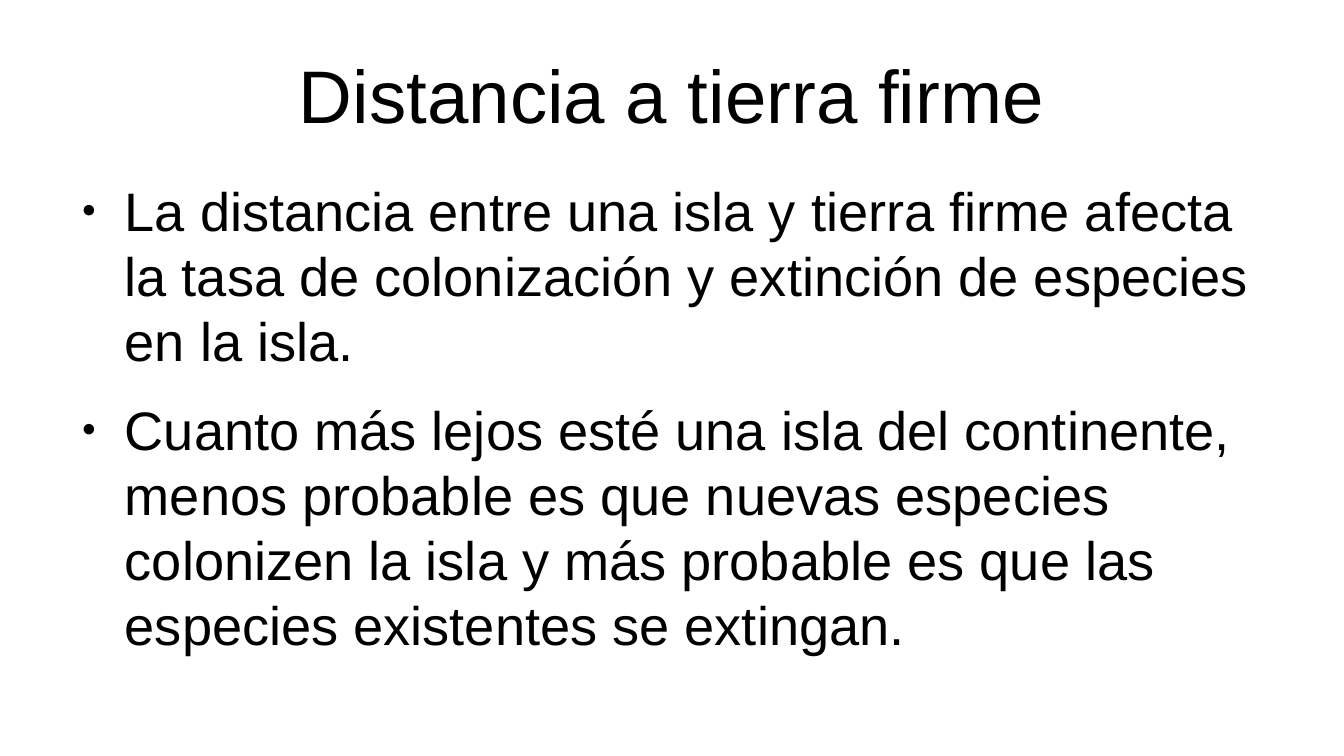
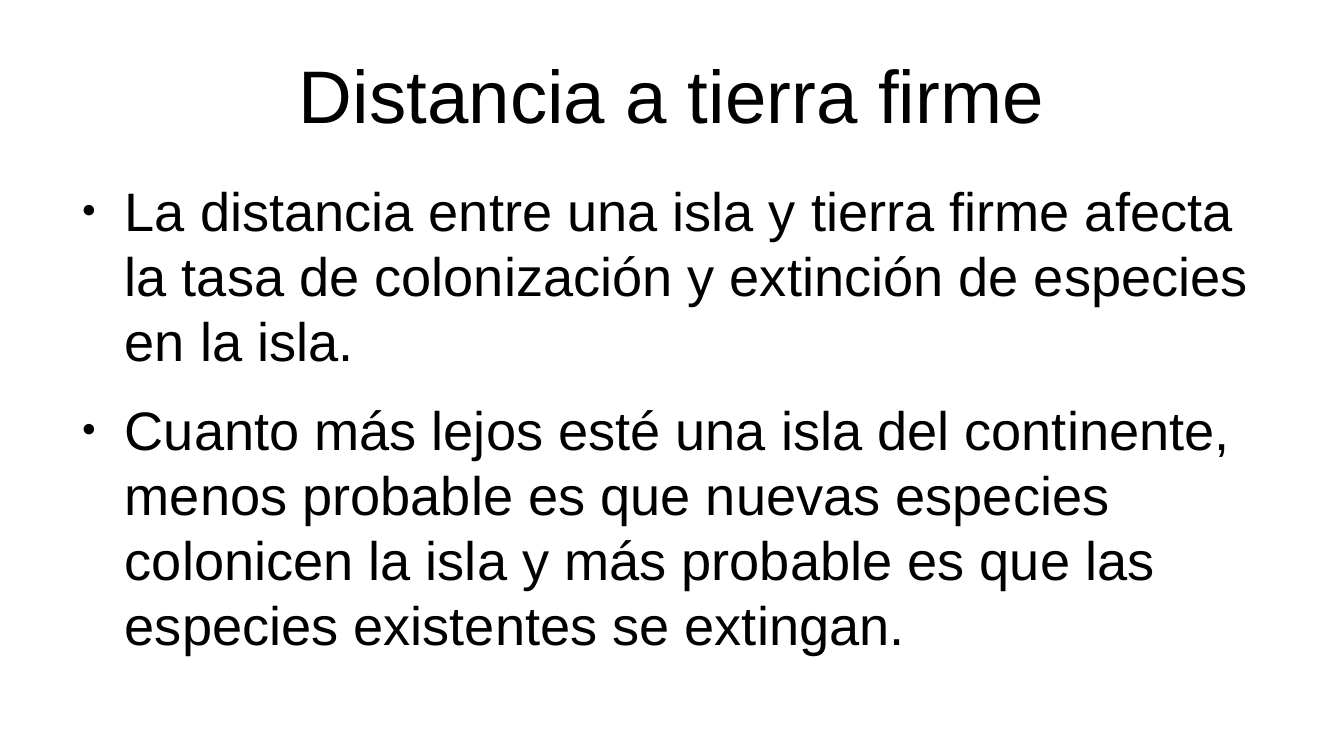
Before and after one commit to gerardommc/Ecologia-Teorica, a slide deck: slide 16 of Metapoblaciones.odp (slide 15 before the commit). Drawn at 1344x756 pixels with LibreOffice and Linux fonts; fonts in the diff are those of the drawing. Boxes give left, top, right and bottom in pixels: in the first picture for what was removed or moved away, otherwise in the second. Text is boxed around its words. In the diff, an @@ line names an element or a change of style, - is before the commit and + after.

```diff
--- a/Metapoblaciones.odp
+++ b/Metapoblaciones.odp
@@ text at [125,410,1230,589]: text changed @@
-● Cuanto más lejos esté una isla del continente, menos probable es que nuevas especies colonizen la isla y más probable es que las especies existentes se extingan.
+● Cuanto más lejos esté una isla del continente, menos probable es que nuevas especies colonicen la isla y más probable es que las especies existentes se extingan.
```
Also in this commit, not shown: 3 other slides changed, 2 slides added, 17 other files.
